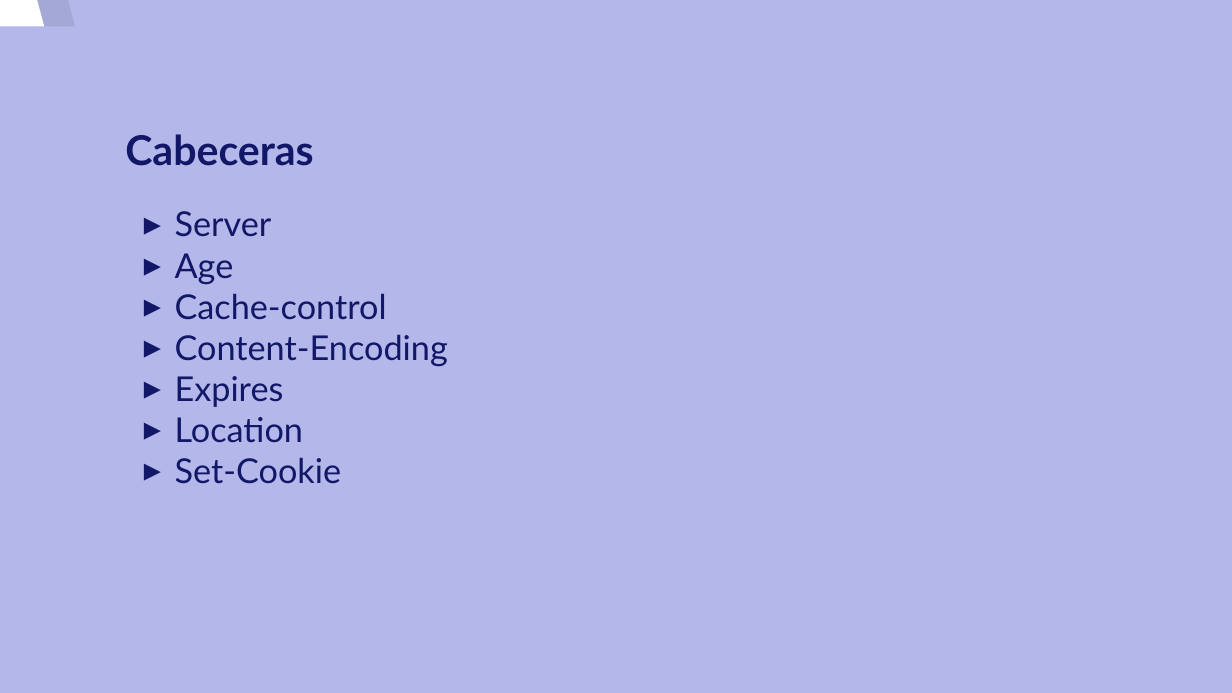
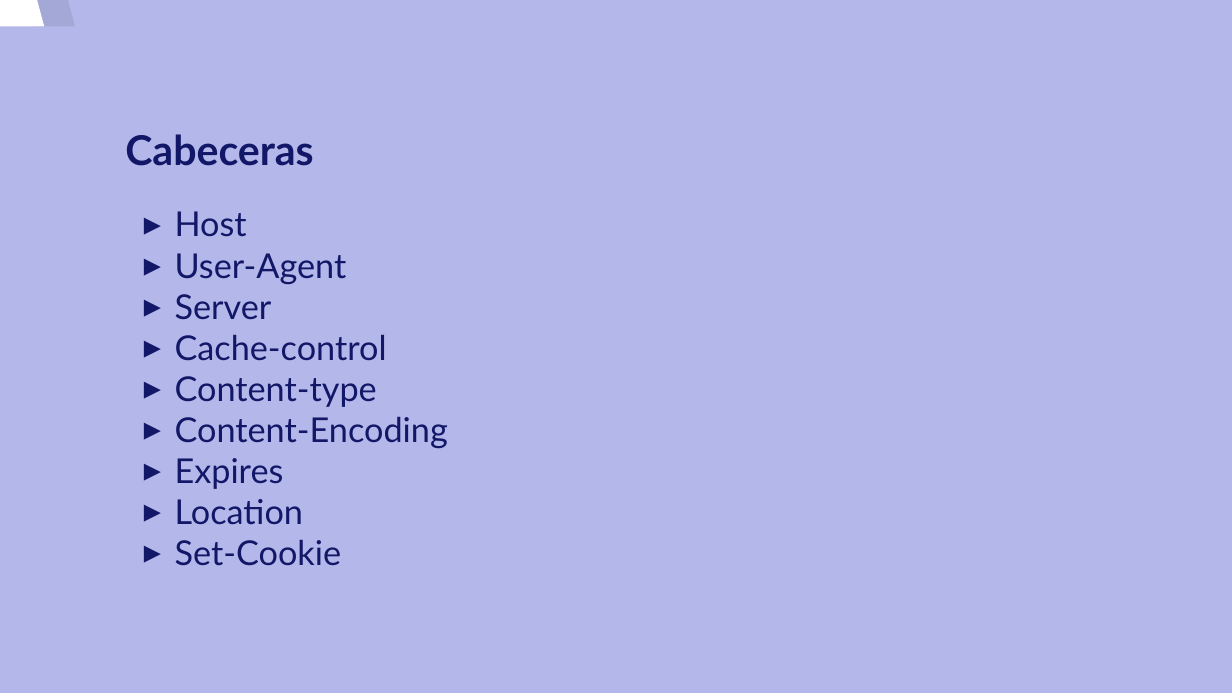
Before and after one commit to carloskuce/SRI, a slide deck: slide 8 of curso/u1/u1.odp. Drawn at 1232x693 pixels with LibreOffice and Linux fonts; fonts in the diff are those of the drawing. Boxes give left, top, right and bottom in pixels: in the first picture for what was removed or moved away, otherwise in the second. Text is boxed around its words. In the diff, an @@ line names an element or a change of style, - is before the commit and + after.

```diff
--- a/curso/u1/u1.odp
+++ b/curso/u1/u1.odp
@@ text at bbox=[175, 211, 347, 284]: paragraphs added @@
+▸ Host
+▸ User-Agent
@@ text at bbox=[175, 253, 234, 284]: paragraph removed @@
-▸ Age
@@ text at bbox=[175, 376, 377, 407]: paragraph added @@
+▸ Content-type
```
Also in this commit, not shown: 3 other slides changed, 1 slide added, 1 slide removed, 2 other files.
